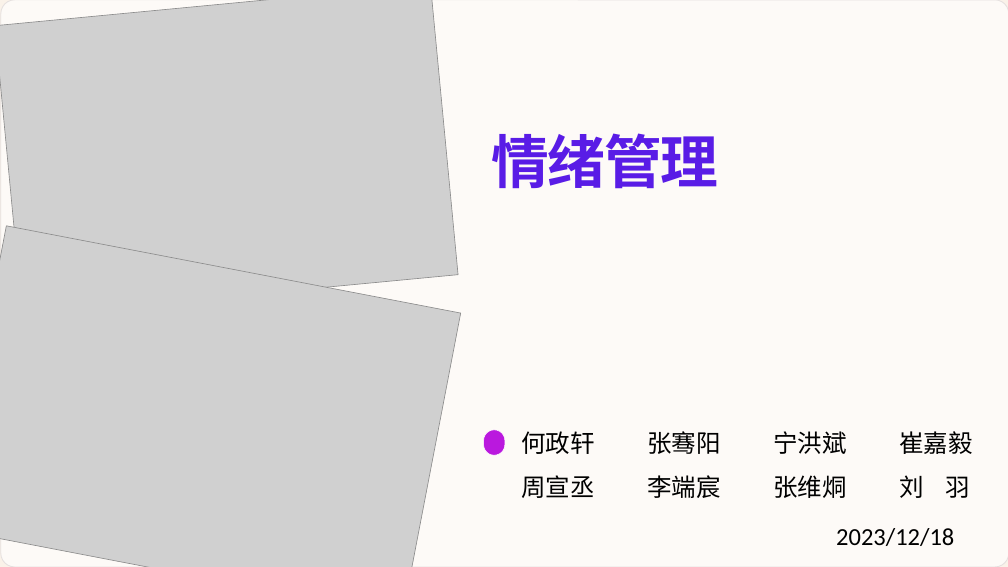
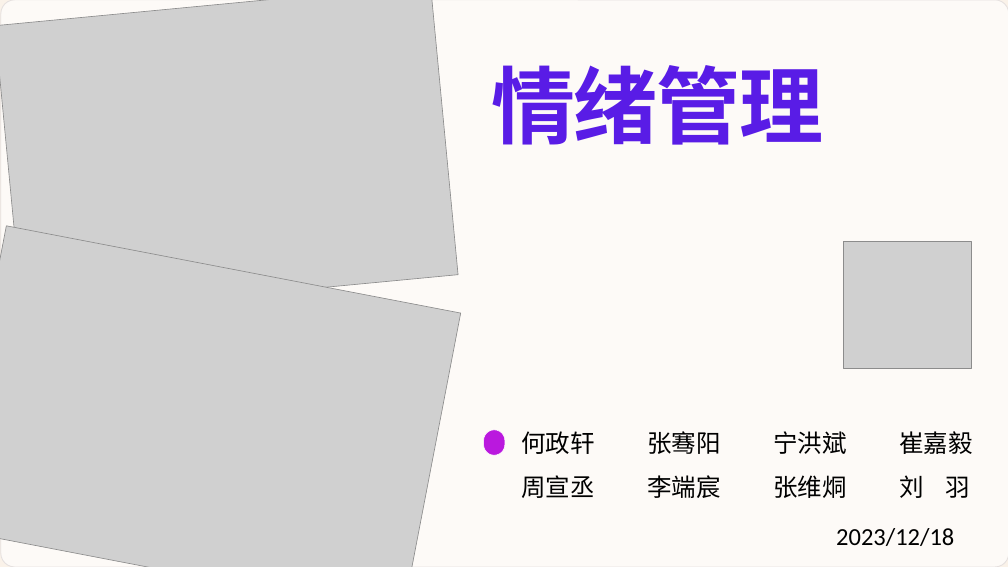
Before and after one commit to HeZha536/HeZha536.github.io, a slide deck: slide 1 of ppt/mentalhealth/202312180.pptx. Drawn at 1008x567 pixels with LibreOffice and Linux fonts; fonts in the diff are those of the drawing; grey boxes stand for pictures. Boxes give left, top, right and bottom in pixels: in the first picture for what was removed or moved away, otherwise in the second. Text is boxed around its words. In the diff, an @@ line names an element or a change of style, - is before the commit and + after.

```diff
--- a/ppt/mentalhealth/202312180.pptx
+++ b/ppt/mentalhealth/202312180.pptx
@@ text "情绪管理": place and size @@
-text "情绪管理" at [491,133,718,189]
+text "情绪管理" at [491,65,823,145]
@@ text "情绪管理" at [491,65,823,145]: size 66 to 96 pt @@
@@ picture added at [844,241,971,369] @@
```
Also in this commit, not shown: 2 other slides changed, 13 other files.
